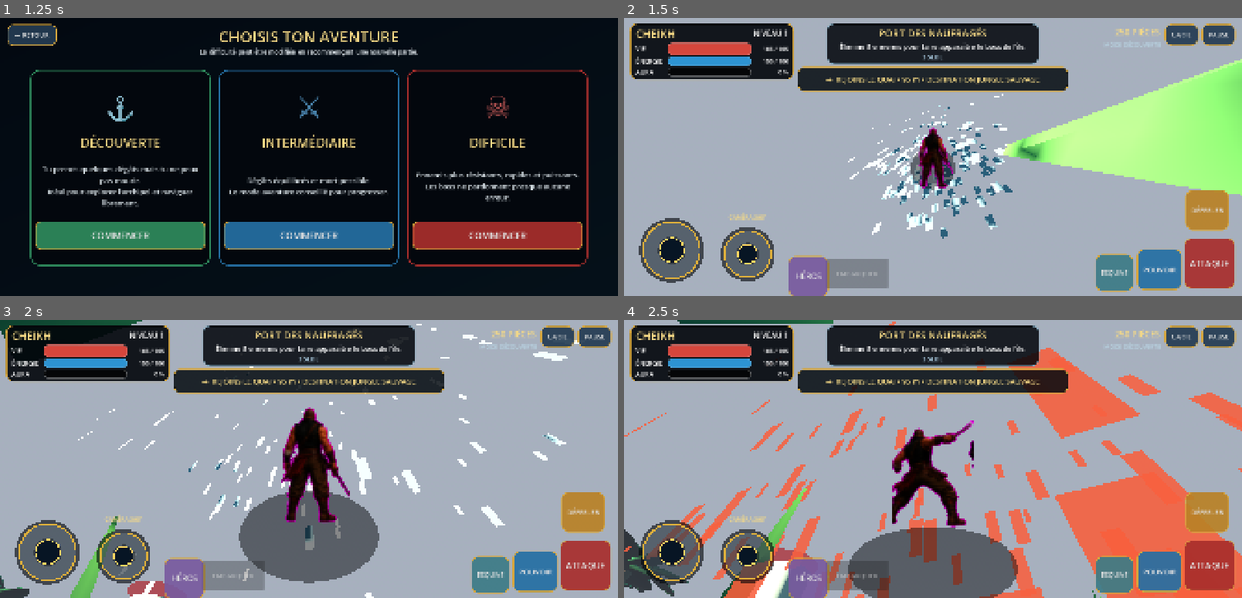
Above: before the commit, frames 1-4 (two rows, left to right).
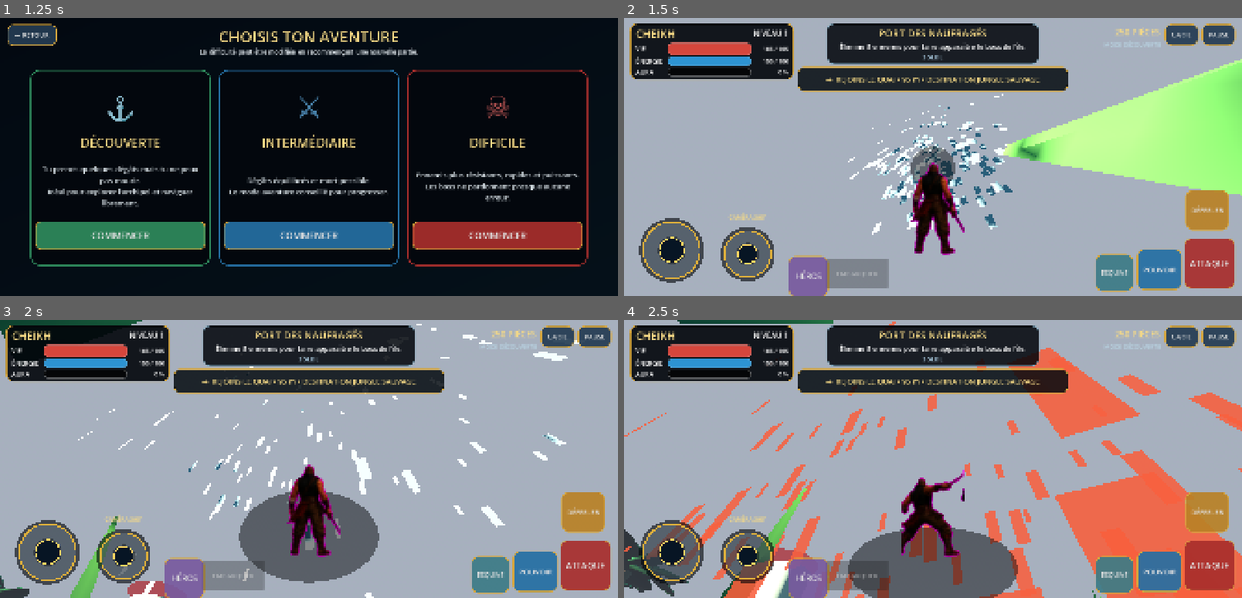
Above: after the commit, the same moments.

Repository: Chasmet/Chk-pirate-warrior-
Game: Godot game, scene res://scenes/main.tscn
Same seed, same stepped clock (60 frames per second), same inputs: the game is played once before the commit and once after it.
Inputs (mouse positions are in pixels of both pictures, inside the frame that each line leads up to):
- Up to frame 1 (1.25 s): click (123, 84) at 0.52 s
- Up to frame 2 (1.5 s): click "COMMENCER" at 1.25 s
- Up to frame 3 (2 s): no input
- Up to frame 4 (2.5 s): drag from (1038, 495) to (994, 397) at 2.02 s

Frame 1 is identical in both runs. In frame 2, 2.1% of the frame differs, in the area x 46-56%, y 39-86%; in frame 3, 3.1%; in frame 4, 3.2%, in the area x 43-57%, y 36-86%.

Commit message:
fix(render): garantir le héros original en troisième personne

Diff:
--- a/godot/scripts/hero_material_renderer.gd
+++ b/godot/scripts/hero_material_renderer.gd
@@ -73,8 +73,6 @@
 		hero_view.visible = false
 		return
 
-	# Le Sprite3D conserve toute la logique existante (poses, avant/dos,
-	# pilotage), mais sa couche n’est jamais dessinée par la caméra Android.
 	source_sprite.layers = SOURCE_LAYER
 	source_sprite.visible = true
 	player.camera.cull_mask &= ~SOURCE_LAYER
@@ -118,41 +116,22 @@
 	hero_view.modulate = source_sprite.modulate
 
 func _update_screen_position() -> void:
-	var camera := player.camera
 	var texture := source_sprite.texture
 	if texture == null:
 		hero_view.visible = false
 		return
+	var viewport_size := get_viewport().get_visible_rect().size
 	var frame_width := float(texture.get_width()) / float(maxi(1, source_sprite.hframes))
-	var world_height := float(texture.get_height()) * source_sprite.pixel_size
-	var world_width := frame_width * source_sprite.pixel_size
-	var center := source_sprite.global_position
-	if camera.is_position_behind(center):
-		hero_view.visible = false
-		return
-
-	var screen_center := camera.unproject_position(center)
-	var top_screen := camera.unproject_position(center + Vector3.UP * world_height * 0.5)
-	var bottom_screen := camera.unproject_position(center - Vector3.UP * world_height * 0.5)
-	var projected_height := absf(bottom_screen.y - top_screen.y)
-	var viewport_size := get_viewport().get_visible_rect().size
-	var minimum_height := viewport_size.y * (0.18 if player.boat_mode else 0.30)
-	var maximum_height := viewport_size.y * (0.40 if player.boat_mode else 0.58)
-	var display_height := clampf(projected_height, minimum_height, maximum_height)
-	var aspect := world_width / maxf(world_height, 0.01)
+	var aspect := frame_width / maxf(float(texture.get_height()), 1.0)
+	var display_height := viewport_size.y * (0.23 if player.boat_mode else 0.46)
 	var display_size := Vector2(display_height * aspect, display_height)
-	var display_position := screen_center - display_size * 0.5
-
-	# Le personnage reste entièrement visible sans passer sur les commandes.
-	display_position.x = clampf(display_position.x, 12.0, viewport_size.x - display_size.x - 12.0)
-	display_position.y = clampf(display_position.y, 90.0, viewport_size.y - display_size.y - 24.0)
-	hero_view.position = display_position
+	var center_x := viewport_size.x * 0.50
+	var bottom_y := viewport_size.y * (0.80 if player.boat_mode else 0.92)
+	hero_view.position = Vector2(center_x - display_size.x * 0.5, bottom_y - display_size.y)
 	hero_view.size = display_size
 	hero_view.visible = true
 
 func _hide_broken_world_labels() -> void:
-	# Label3D produit des rectangles blancs avec le pilote OpenGL de certains
-	# téléphones et de l’émulateur. Les objectifs restent affichés dans le HUD.
 	_hide_labels_recursive(get_tree().root)
 
 func _hide_labels_recursive(node: Node) -> void:
